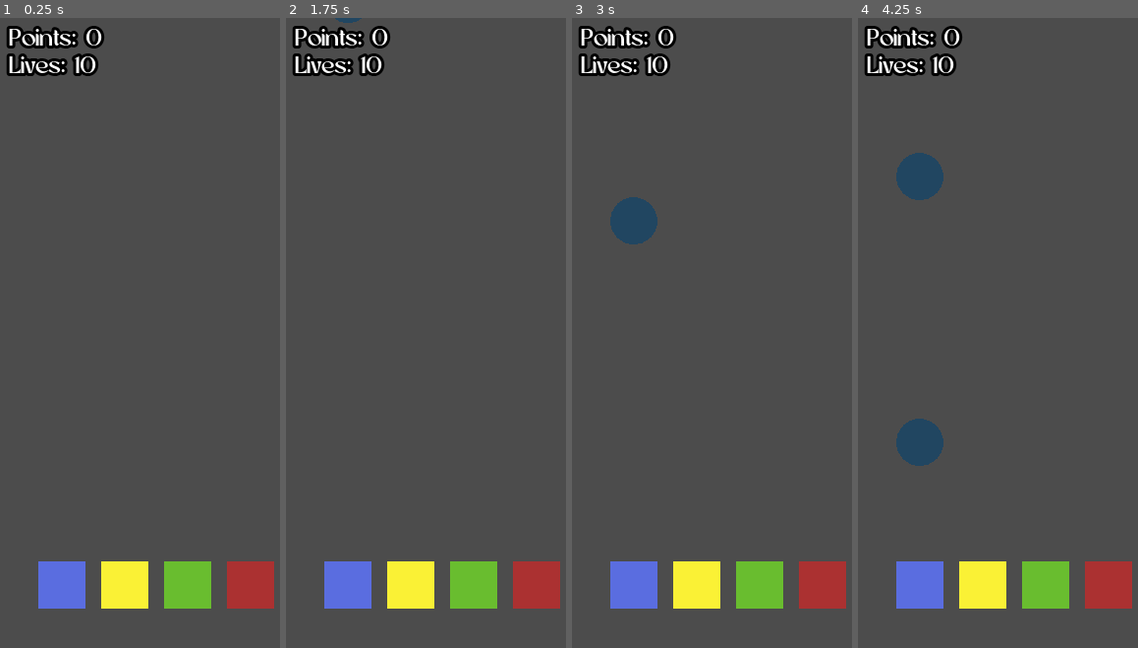
Above: before the commit, frames 1-4 (left to right).
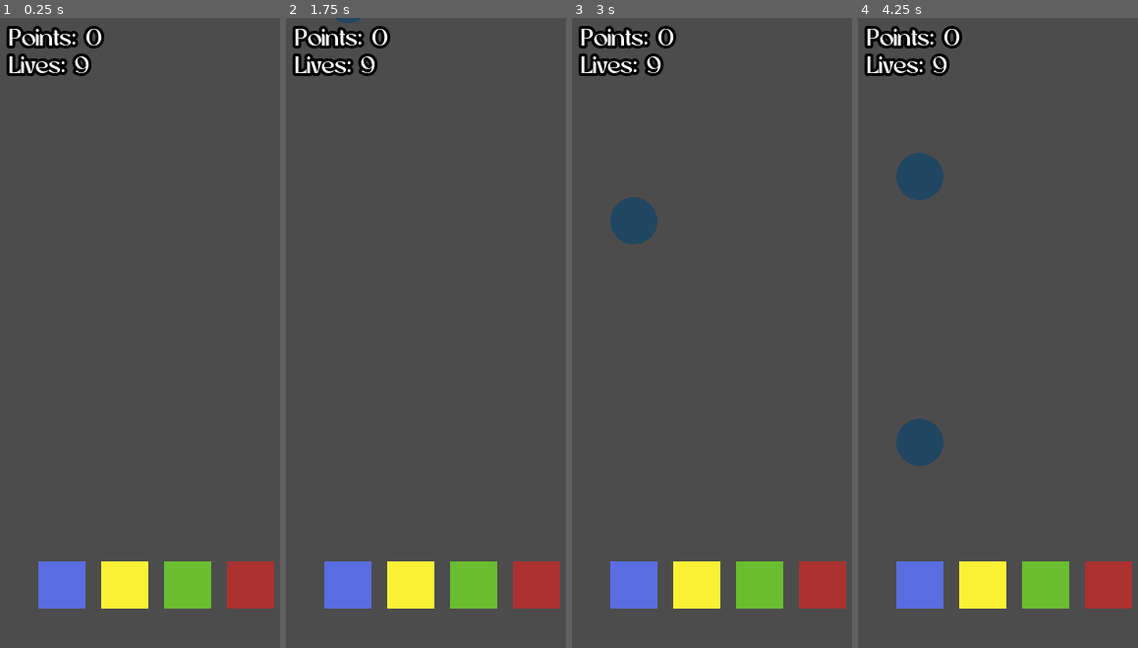
Above: after the commit, the same moments.

Repository: Axelrpg/Guitar-Hero
Game: Godot game, scene res://scenes/play.tscn
The game is run twice, just before and just after one commit, with the same random seed, the same clock (stepped at 60 frames per second) and the same inputs.
Inputs:
- Up to frame 1 (0.25 s): no input
- Up to frame 2 (1.75 s): tap Enter at 0.5 s; tap Q (button_1) at 0.6 s; tap Space at 1.25 s; tap W (button_2) at 1.35 s
- Up to frame 3 (3 s): tap O (button_3) at 2.1 s; tap P (button_4) at 2.85 s
- Up to frame 4 (4.25 s): tap Q (button_1) at 3.6 s

The runs differ from the first frame. In frame 1, 0.2% of the frame differs, in the area x 25-36%, y 5-10%; in frame 2, 0.2%; in frame 3, 0.2%; in frame 4, 0.2%.

Commit message:
Cambios generales
Sonido al errar una nota
Pantalla de gameover
Ajustes de dificultad

Diff:
--- a/scenes/GLOBAL.gd
+++ b/scenes/GLOBAL.gd
@@ -4,7 +4,7 @@
 var VELOCITY = 3
 
 # Variables para almacenar el número de vidas y puntos del jugador
-var LIVES = 10
+var LIVES = 9
 var POINTS = 0
 
 # Variable para almacenar el generador de números aleatorios
--- /dev/null
+++ b/scenes/gui/failed song.gd
@@ -0,0 +1,9 @@
+extends Control
+
+onready var points = $VBoxContainer/HBoxContainer2/points
+
+func _ready():
+	points.text = str(GLOBAL.POINTS)
+
+func _on_retry_pressed():
+	get_tree().change_scene("res://scenes/play.tscn")
--- /dev/null
+++ b/scenes/gui/failed song.tscn
@@ -0,0 +1,81 @@
+[gd_scene load_steps=4 format=2]
+
+[ext_resource path="res://fonts/GUI.tres" type="DynamicFont" id=1]
+[ext_resource path="res://scenes/gui/failed song.gd" type="Script" id=2]
+[ext_resource path="res://music/Booooo.mp3" type="AudioStream" id=3]
+
+[node name="failed song" type="Control"]
+anchor_right = 1.0
+anchor_bottom = 1.0
+script = ExtResource( 2 )
+
+[node name="VBoxContainer" type="VBoxContainer" parent="."]
+anchor_left = 0.5
+anchor_top = 0.5
+anchor_right = 0.5
+anchor_bottom = 0.5
+margin_left = -106.5
+margin_top = -76.5
+margin_right = 106.5
+margin_bottom = 76.5
+custom_constants/separation = 15
+
+[node name="HBoxContainer" type="HBoxContainer" parent="VBoxContainer"]
+margin_right = 213.0
+margin_bottom = 24.0
+alignment = 1
+
+[node name="Label" type="Label" parent="VBoxContainer/HBoxContainer"]
+margin_left = 26.0
+margin_right = 186.0
+margin_bottom = 24.0
+custom_fonts/font = ExtResource( 1 )
+text = "Cancion fallida"
+align = 1
+valign = 1
+
+[node name="HBoxContainer2" type="HBoxContainer" parent="VBoxContainer"]
+margin_top = 39.0
+margin_right = 213.0
+margin_bottom = 63.0
+alignment = 1
+
+[node name="Label" type="Label" parent="VBoxContainer/HBoxContainer2"]
+margin_left = 54.0
+margin_right = 137.0
+margin_bottom = 24.0
+custom_fonts/font = ExtResource( 1 )
+text = "Puntos: "
+align = 1
+valign = 1
+
+[node name="points" type="Label" parent="VBoxContainer/HBoxContainer2"]
+margin_left = 141.0
+margin_right = 158.0
+margin_bottom = 24.0
+custom_fonts/font = ExtResource( 1 )
+text = "0"
+align = 1
+valign = 1
+
+[node name="retry" type="Button" parent="VBoxContainer"]
+margin_top = 78.0
+margin_right = 213.0
+margin_bottom = 108.0
+custom_fonts/font = ExtResource( 1 )
+text = "Reintentar"
+icon_align = 1
+
+[node name="songs list" type="Button" parent="VBoxContainer"]
+margin_top = 123.0
+margin_right = 213.0
+margin_bottom = 153.0
+custom_fonts/font = ExtResource( 1 )
+text = "Lista de canciones"
+icon_align = 1
+
+[node name="boooooo" type="AudioStreamPlayer" parent="."]
+stream = ExtResource( 3 )
+autoplay = true
+
+[connection signal="pressed" from="VBoxContainer/retry" to="." method="_on_retry_pressed"]
--- a/scenes/play.gd
+++ b/scenes/play.gd
@@ -1 +1,5 @@
 extends Node2D
+
+func _ready():
+	GLOBAL.LIVES = 9
+	GLOBAL.POINTS = 0
--- a/scenes/play.tscn
+++ b/scenes/play.tscn
@@ -8,8 +8,10 @@
 [ext_resource path="res://music/Through The Fire And Flames.mp3" type="AudioStream" id=6]
 [ext_resource path="res://scenes/gui/GUI.tscn" type="PackedScene" id=7]
 [ext_resource path="res://scenes/points/point optimizer.tscn" type="PackedScene" id=8]
+[ext_resource path="res://scenes/play.gd" type="Script" id=9]
 
 [node name="play" type="Node2D"]
+script = ExtResource( 9 )
 
 [node name="button_1" parent="." instance=ExtResource( 4 )]
 position = Vector2( 64, 576 )
@@ -27,9 +29,9 @@
 
 [node name="point optimizer" parent="." instance=ExtResource( 8 )]
 
+[node name="GUI" parent="." instance=ExtResource( 7 )]
+
 [node name="music" type="AudioStreamPlayer2D" parent="."]
 position = Vector2( 160, 320 )
 stream = ExtResource( 6 )
 autoplay = true
-
-[node name="GUI" parent="." instance=ExtResource( 7 )]
--- a/scenes/points/point generator.gd
+++ b/scenes/points/point generator.gd
@@ -35,7 +35,7 @@
 # Funcion que se ejecuta cuando el tiempo de espera de spawn de puntos se acaba
 func _on_spawn_speed_timeout():
 	# Reducir el tiempo de espera de spawn de puntos
-	if spawn_wait_time > 0.1:
+	if spawn_wait_time > 0.4:
 		spawn_wait_time -= 0.1
 		$spawn.wait_time = spawn_wait_time
 	print(spawn_wait_time)
--- a/scenes/points/point optimizer.gd
+++ b/scenes/points/point optimizer.gd
@@ -4,7 +4,12 @@
 func _on_point_optimizer_area_entered(area):
 	# Verificar si el objeto entrante pertenece al grupo "points"
 	if area.is_in_group("points"):
-		# Reducir la cantidad de vidas en 1
-		GLOBAL.LIVES -= 1
+		if GLOBAL.LIVES > 0:
+			# Reducir la cantidad de vidas en 1
+			GLOBAL.LIVES -= 1
+		else:
+			get_tree().change_scene("res://scenes/gui/failed song.tscn")
+		# Reproducir el sonido
+		$error.play()
 		# Eliminar el objeto entrante
 		area.queue_free()
--- a/scenes/points/point optimizer.tscn
+++ b/scenes/points/point optimizer.tscn
@@ -1,6 +1,7 @@
-[gd_scene load_steps=3 format=2]
+[gd_scene load_steps=4 format=2]
 
 [ext_resource path="res://scenes/points/point optimizer.gd" type="Script" id=1]
+[ext_resource path="res://music/Error.mp3" type="AudioStream" id=2]
 
 [sub_resource type="RectangleShape2D" id=1]
 extents = Vector2( 168, 8 )
@@ -12,4 +13,9 @@
 position = Vector2( 160, 664 )
 shape = SubResource( 1 )
 
+[node name="error" type="AudioStreamPlayer2D" parent="."]
+position = Vector2( 160, 320 )
+stream = ExtResource( 2 )
+volume_db = 24.0
+
 [connection signal="area_entered" from="." to="." method="_on_point_optimizer_area_entered"]
Not shown, added: music/Booooo.mp3.import
Not shown, changed: music/Error.mp3.import
Not shown, changed: music/Through The Fire And Flames.mp3.import
Not shown: 1 places in scenes/play.tscn that only renumber resources
Not shown, added: music/Booooo.mp3
Not shown, changed: music/Error.mp3
